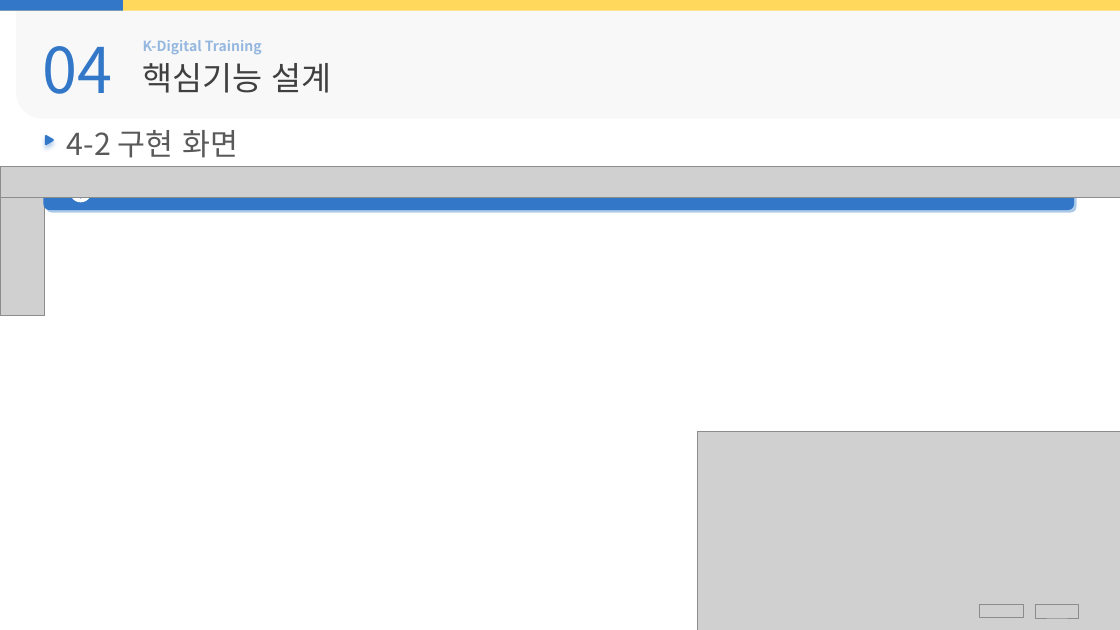
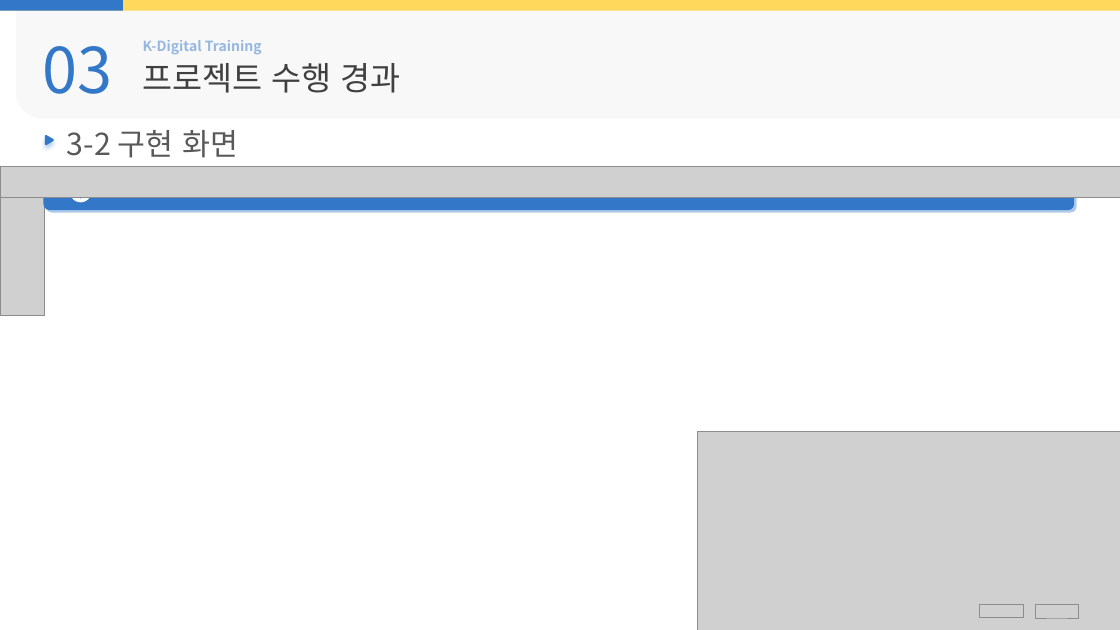
Before and after one commit to Hiddle00/project2_weather, a slide deck: slide 24 of 최종발표/05.D팀_최종발표.pptx. Drawn at 1120x630 pixels with LibreOffice and Linux fonts; fonts in the diff are those of the drawing; grey boxes stand for pictures; background and template pictures are left out. Boxes give left, top, right and bottom in pixels: in the first picture for what was removed or moved away, otherwise in the second. Text is boxed around its words. In the diff, an @@ line names an element or a change of style, - is before the commit and + after.

```diff
--- a/최종발표/05.D팀_최종발표.pptx
+++ b/최종발표/05.D팀_최종발표.pptx
@@ text at [43,46,113,94]: text changed @@
-04
+03
@@ text at [143,63,401,93]: text changed @@
-핵심기능 설계
+프로젝트 수행 경과
@@ text at [67,130,238,158]: text changed @@
-4-2 구현 화면
+3-2 구현 화면
```
Also in this commit, not shown: 12 other slides changed, 6 slides added.
